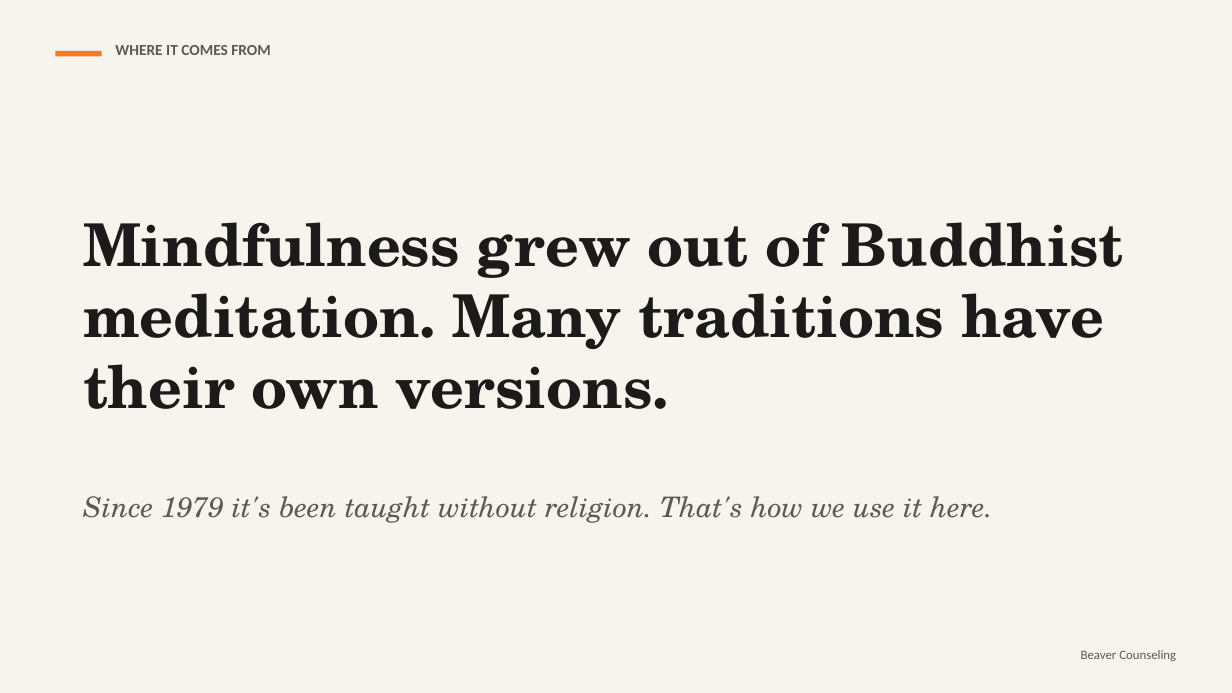
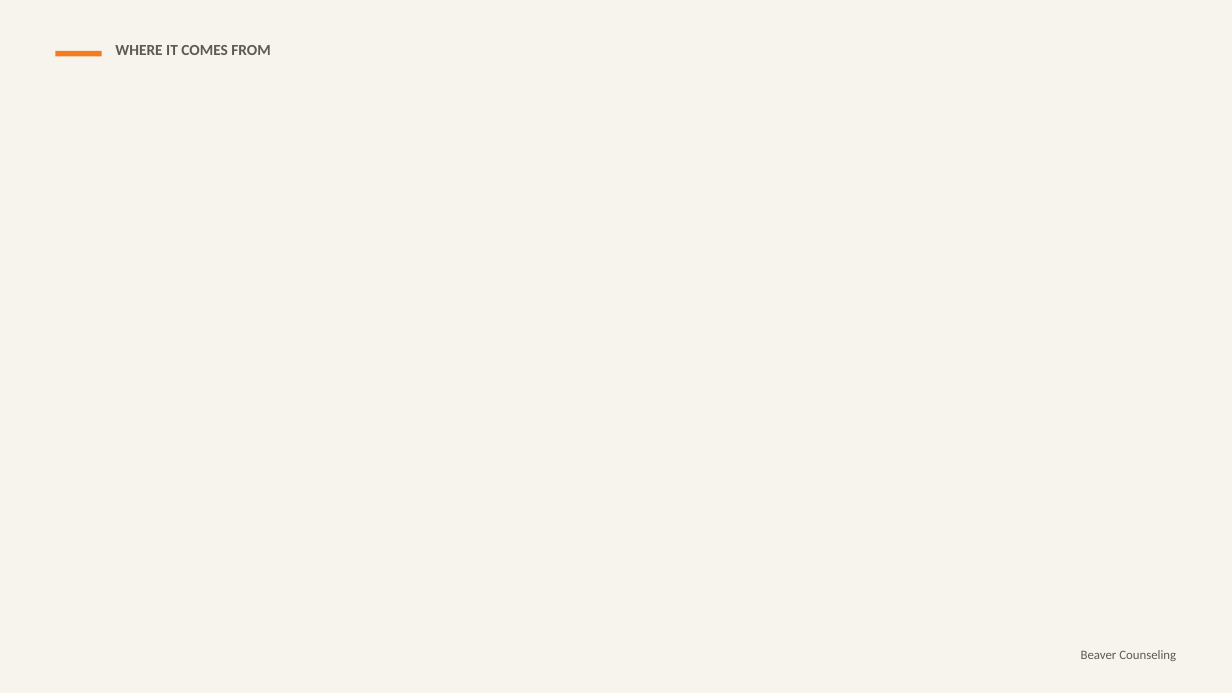
Before and after one commit to rmwtoolkit/bcds-toolkit, a slide deck: slide 11 of decks/train-your-attention-lesson-v2.pptx (slide 8 before the commit). Drawn at 1232x693 pixels with LibreOffice and Linux fonts; fonts in the diff are those of the drawing; background and template pictures are left out. Boxes give left, top, right and bottom in pixels: in the first picture for what was removed or moved away, otherwise in the second. Text is boxed around its words. In the diff, an @@ line names an element or a change of style, - is before the commit and + after.

```diff
--- a/decks/train-your-attention-lesson-v2.pptx
+++ b/decks/train-your-attention-lesson-v2.pptx
@@ text removed at bbox=[83, 222, 1123, 409] @@
-Mindfulness grew out of Buddhist meditation. Many traditions have their own versions.
@@ text removed at bbox=[83, 496, 992, 523] @@
-Since 1979 it's been taught without religion. That's how we use it here.
```
Also in this commit, not shown: 8 other slides changed, 19 slides added, 3 slides removed, 2 other files.
